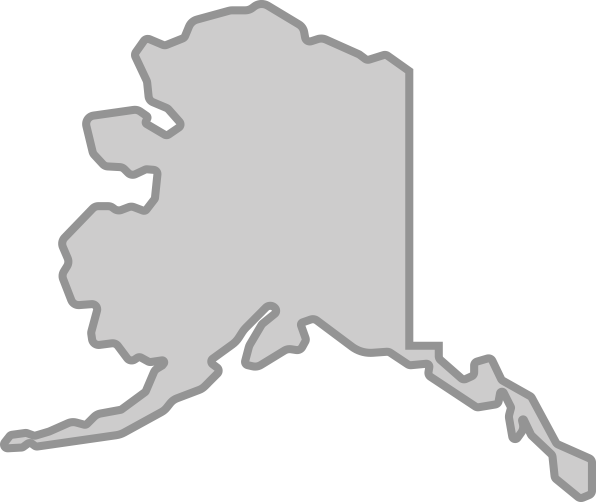
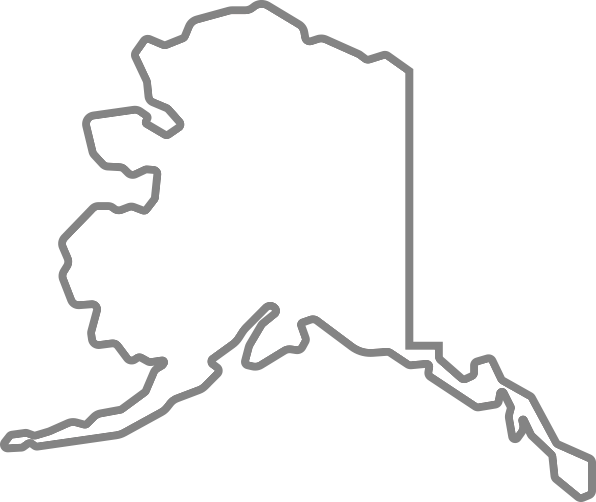
Two versions of the same layered image (596 × 502). Layer-by-layer changes:
pixels changed over left=0, top=0, right=596, bottom=502 (layer not identified)
